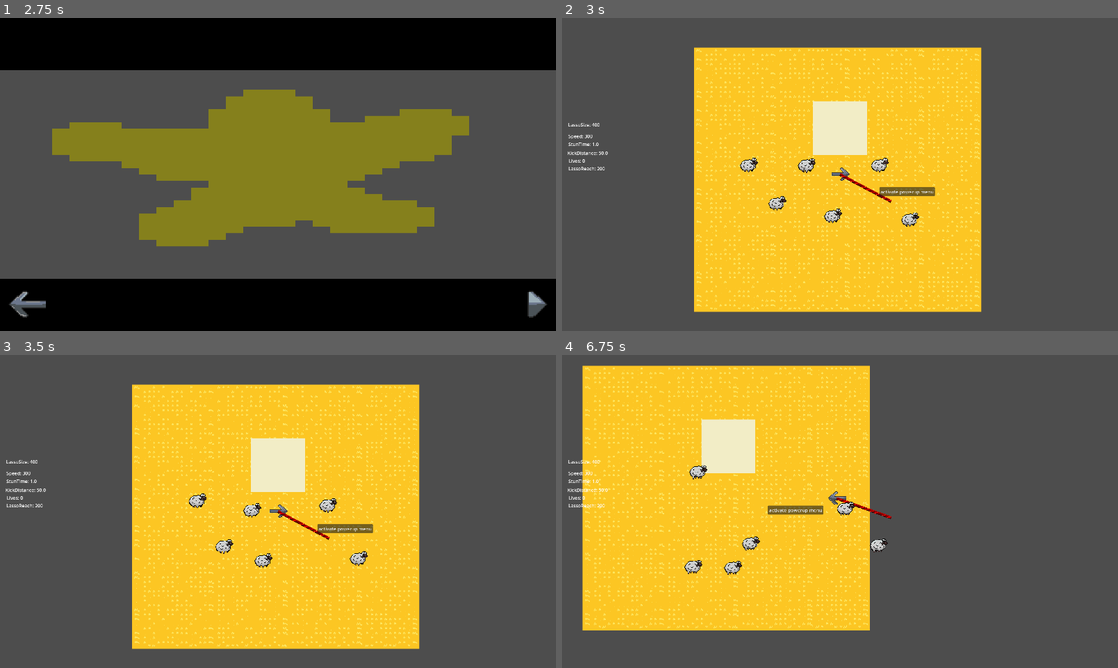
Above: before the commit, frames 1-4 (two rows, left to right).
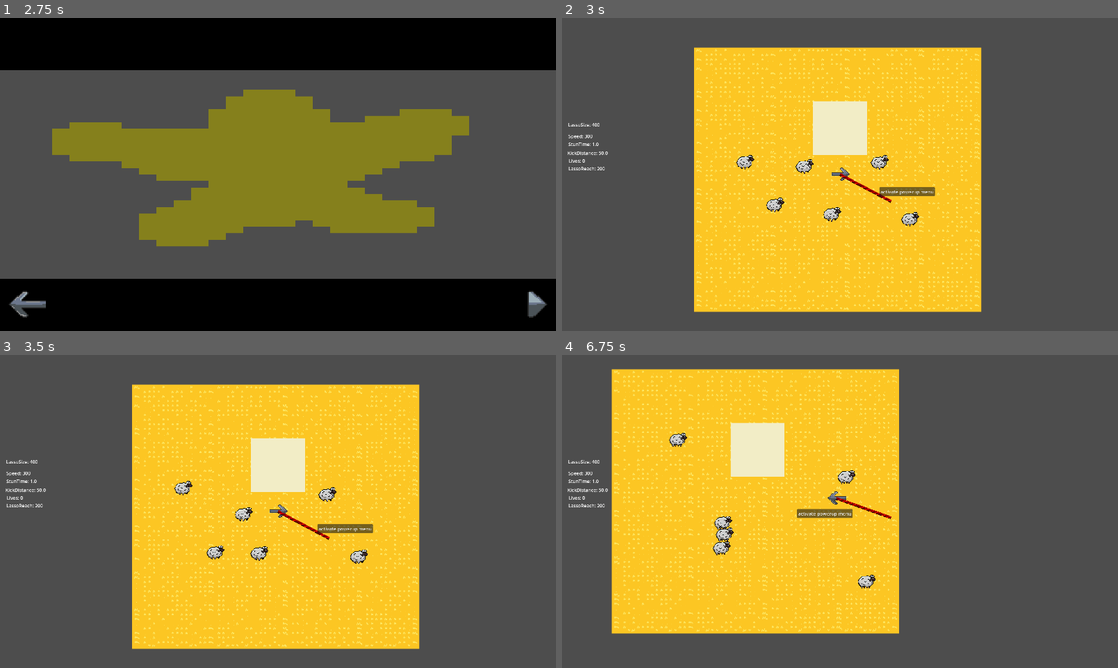
Above: after the commit, the same moments.

Repository: kinghos/GMTK-Game-Jam-2025
Game: Godot game, scene res://scenes/ui/title_screen.tscn
Same seed, same stepped clock (60 frames per second), same inputs: the game is played once before the commit and once after it.
Inputs (mouse positions are in pixels of both pictures, inside the frame that each line leads up to):
- Up to frame 1 (2.75 s): click "PLAY" at 0.5 s; click (528, 305) at 1.25 s; click (528, 305) at 2 s
- Up to frame 2 (3 s): click (1095, 309) at 2.75 s
- Up to frame 3 (3.5 s): no input
- Up to frame 4 (6.75 s): move the mouse to (962, 495) at 3.52 s; hold Right (Right) 3.53-4.28 s; hold Space (Kick) 3.53-4.28 s; click (962, 495) at 3.67 s; move the mouse to (728, 527) at 4.27 s; hold S (Down) 4.28-5.03 s; tap Space (Kick) at 4.35, 5.85 s; move the mouse to (895, 442) at 5.02 s; hold Right (Right) 5.03-5.78 s; hold Space (Kick) 5.03-5.78 s; move the mouse to (812, 574) at 5.77 s; hold Up (Up) 5.78-6.53 s; click (812, 574) at 5.92 s; move the mouse to (1006, 558) at 6.52 s; hold Left (Left) from 6.53 s (still down); hold Space (Kick) from 6.53 s (still down)

Frame 1 is identical in both runs. In frame 2, 0.6% of the frame differs, in the area x 31-65%, y 43-67%; in frame 3, 1.0%; in frame 4, 19%, in the area x 3-61%, y 3-90%.

Commit message:
Sheep bounce not working raaa

Diff:
--- a/project.godot
+++ b/project.godot
@@ -26,7 +26,6 @@
 window/size/viewport_height=1080
 window/stretch/mode="viewport"
 window/stretch/aspect="expand"
-window/stretch/scale_mode="integer"
 
 [global_group]
 
--- a/scenes/animals/animal.gd
+++ b/scenes/animals/animal.gd
@@ -9,6 +9,7 @@
 var changed_target_last_time = false
 
 @export var speed = 75
+var direction
 
 @onready var animation_player: AnimationPlayer = $AnimationPlayer
 @onready var animated_sprite_2d: AnimatedSprite2D = $AnimatedSprite2D
@@ -26,20 +27,21 @@
 	if being_stunned or being_kicked:
 		return
 
-	velocity = position.direction_to(target) * speed
+	#velocity = position.direction_to(target) * speed
+	velocity = direction * speed
 
 	# Bounce off pens and other sheep
 	for i in range(get_slide_collision_count()):
-		var collision = get_slide_collision(i)
-		var collider = collision.get_collider()
+		var collision: KinematicCollision2D = get_slide_collision(i)
+		var collider: Object = collision.get_collider()
 
 		if collider:
-			print("TBA: bounce somehow")
 			var normal = collision.get_normal()
-			velocity = velocity.bounce(normal)
-			target = global_position + velocity.normalized() * 100
+			velocity = velocity.reflect(normal)
+			#target = global_position + (velocity.normalized() * 100)
 
 	move_and_slide()
+
 
 func _on_kick_range_body_entered(body: Node2D) -> void:
 	if body is Player:
@@ -96,15 +98,16 @@
 
 # okay my thought process behind this was that it should change target if it hasn't reached it in 2 timeouts
 func _on_random_movement_timer_timeout() -> void:
-	if not changed_target_last_time:
-		need_to_change_target = true
-	var rect = get_viewport().get_visible_rect()
-	# and here, if the distance of the target is more than 100, it won't reach it before the end of the timeout and look jank
-	# maybe need to adjust the value of 100 to enable that
-	while not target or position.distance_to(target) < 100 or need_to_change_target:
-		target = rect.position + Vector2(
-			randf_range(0, rect.size.x),
-			randf_range(0, rect.size.y)
-		)
-		changed_target_last_time = true
-		need_to_change_target = false
+	#if not changed_target_last_time:
+		#need_to_change_target = true
+	#var rect = get_viewport().get_visible_rect()
+	## and here, if the distance of the target is more than 100, it won't reach it before the end of the timeout and look jank
+	## maybe need to adjust the value of 100 to enable that
+	#while not target or position.distance_to(target) < 100 or need_to_change_target:
+		#target = rect.position + Vector2(
+			#randf_range(0, rect.size.x),
+			#randf_range(0, rect.size.y)
+		#)
+		#changed_target_last_time = true
+		#need_to_change_target = false
+	direction = Vector2(randf_range(-1.0, 1.0), randf_range(-1.0, 1.0)).normalized()
--- a/scenes/animals/sheep.tscn
+++ b/scenes/animals/sheep.tscn
@@ -149,6 +149,7 @@
 
 [node name="Sheep" instance=ExtResource("1_gw4f6")]
 scale = Vector2(2, 2)
+safe_margin = 0.2
 
 [node name="AnimatedSprite2D" parent="." index="0"]
 sprite_frames = SubResource("SpriteFrames_55m3e")
--- a/scenes/level.tscn
+++ b/scenes/level.tscn
@@ -3,8 +3,8 @@
 [ext_resource type="PackedScene" uid="uid://byg6xjjjpdp1o" path="res://scenes/ui/game_ui.tscn" id="1_2q6dc"]
 [ext_resource type="Script" uid="uid://bmvevy34gpj8u" path="res://scenes/level.gd" id="1_ppgk2"]
 [ext_resource type="Texture2D" uid="uid://dv4dd8ca7qfdr" path="res://assets/graphics/sprites/floor.png" id="2_b121j"]
-[ext_resource type="PackedScene" uid="uid://bgke6aejttuep" path="res://scenes/player.tscn" id="2_mx8sn"]
-[ext_resource type="PackedScene" uid="uid://c2d3oaak7o717" path="res://scenes/ui/pause_menu.tscn" id="3_2r41h"]
+[ext_resource type="PackedScene" uid="uid://bgke6aejttuep" path="res://scenes/Player.tscn" id="2_mx8sn"]
+[ext_resource type="PackedScene" path="res://scenes/ui/pause_menu.tscn" id="3_2r41h"]
 [ext_resource type="PackedScene" uid="uid://cqbyf3duimude" path="res://scenes/animals/sheep.tscn" id="3_ppgk2"]
 [ext_resource type="PackedScene" uid="uid://di53xit540gqa" path="res://scenes/pen.tscn" id="4_2r41h"]
 [ext_resource type="PackedScene" uid="uid://k3vx7abiijuu" path="res://scenes/lasso.tscn" id="5_klq6b"]
